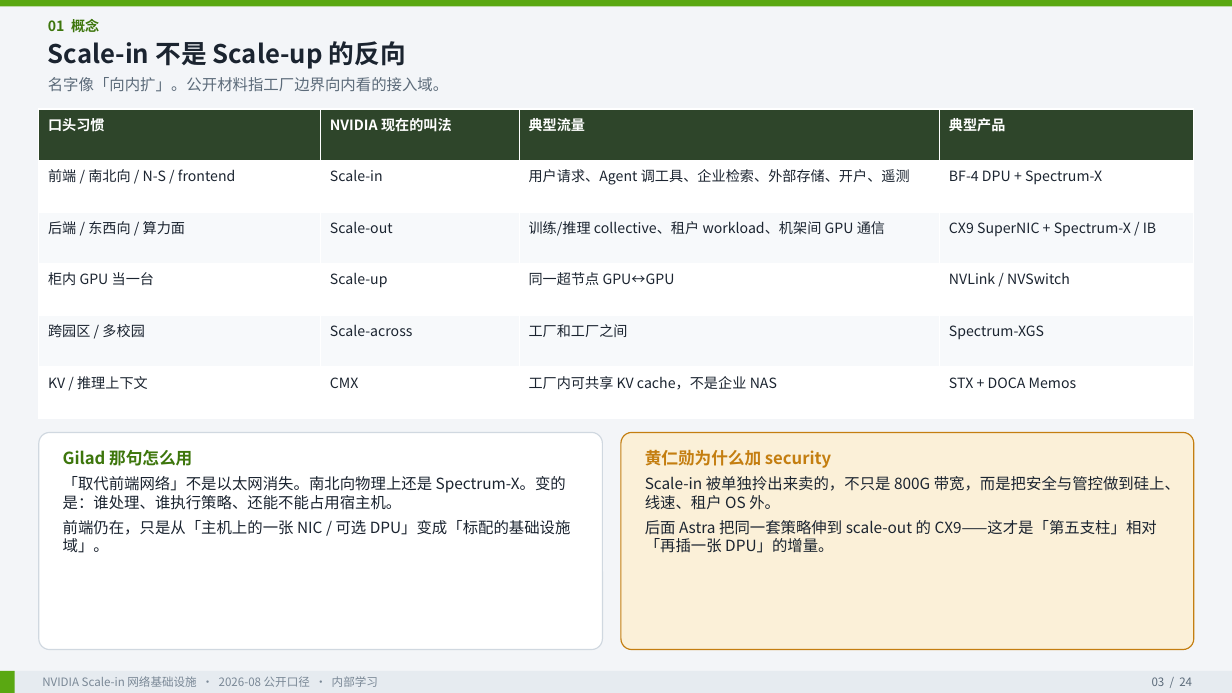
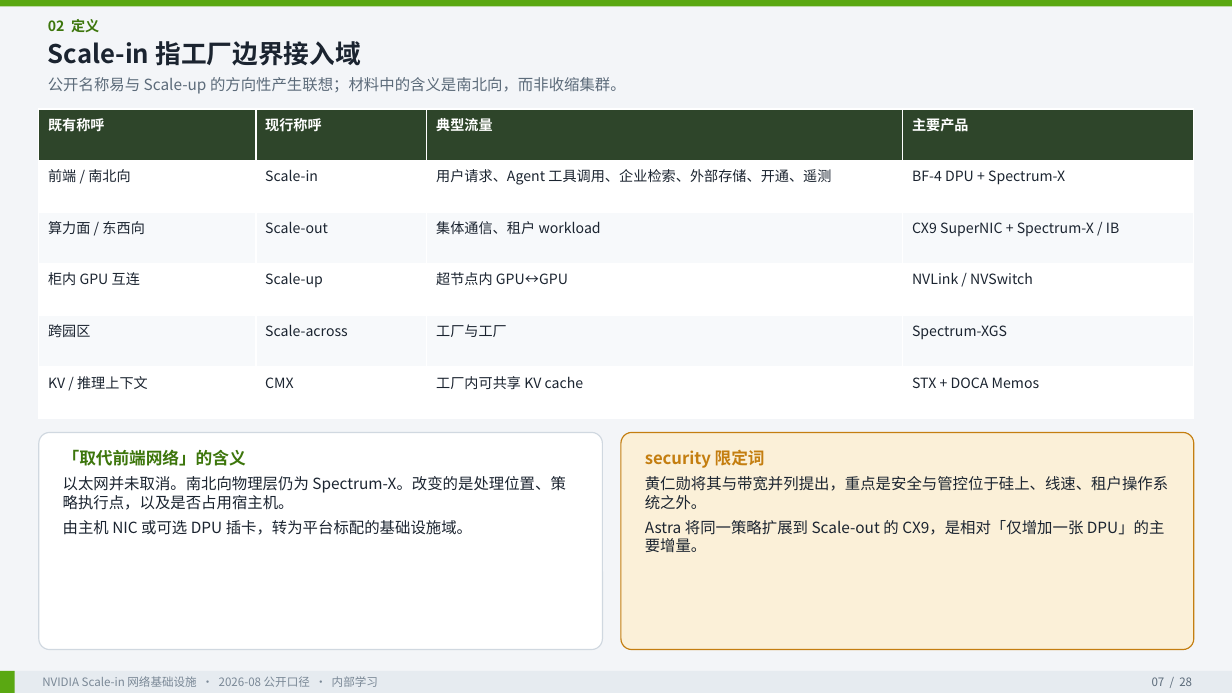
Before and after one commit to ghsshou/ai_work, a slide deck: slide 7 of docs/nvidia-scale-in/NVIDIA_Scale_in_网络基础设施洞察.pptx (slide 3 before the commit). Drawn at 1232x693 pixels with LibreOffice and Linux fonts; fonts in the diff are those of the drawing. Boxes give left, top, right and bottom in pixels: in the first picture for what was removed or moved away, otherwise in the second. Text is boxed around its words. In the diff, an @@ line names an element or a change of style, - is before the commit and + after.

```diff
--- a/docs/nvidia-scale-in/NVIDIA_Scale_in_网络基础设施洞察.pptx
+++ b/docs/nvidia-scale-in/NVIDIA_Scale_in_网络基础设施洞察.pptx
@@ text at (48, 19, 99, 32): text changed @@
-01 概念
+02 定义
@@ text at (48, 41, 361, 66): text changed @@
-Scale-in 不是 Scale-up 的反向
+Scale-in 指工厂边界接入域
@@ text at (48, 77, 626, 94): text changed @@
-名字像「向内扩」。公开材料指工厂边界向内看的接入域。
+公开名称易与 Scale-up 的方向性产生联想；材料中的含义是南北向，而非收缩集群。
@@ table at (39, 109, 1194, 419) @@
-row 1: 口头习惯 | NVIDIA 现在的叫法 | 典型流量 | 典型产品
+row 1: 既有称呼 | 现行称呼 | 典型流量 | 主要产品
-row 2, column 1: 前端 / 南北向 / N-S / frontend
+row 2, column 1: 前端 / 南北向
-row 2, column 3: 用户请求、Agent 调工具、企业检索、外部存储、开户、遥测
+row 2, column 3: 用户请求、Agent 工具调用、企业检索、外部存储、开通、遥测
-row 3, column 1: 后端 / 东西向 / 算力面
+row 3, column 1: 算力面 / 东西向
-row 3, column 3: 训练/推理 collective、租户 workload、机架间 GPU 通信
+row 3, column 3: 集体通信、租户 workload
-row 4, column 1: 柜内 GPU 当一台
+row 4, column 1: 柜内 GPU 互连
-row 4, column 3: 同一超节点 GPU↔GPU
+row 4, column 3: 超节点内 GPU↔GPU
-row 5, column 1: 跨园区 / 多校园
+row 5, column 1: 跨园区
-row 5, column 3: 工厂和工厂之间
+row 5, column 3: 工厂与工厂
-row 6, column 3: 工厂内可共享 KV cache，不是企业 NAS
+row 6, column 3: 工厂内可共享 KV cache
@@ text at (63, 449, 565, 535): text changed @@
-Gilad 那句怎么用
-「取代前端网络」不是以太网消失。南北向物理上还是 Spectrum-X。变的是：谁处理、谁执行策略、还能不能占用宿主机。
-前端仍在，只是从「主机上的一张 NIC / 可选 DPU」变成「标配的基础设施域」。
+「取代前端网络」的含义
+以太网并未取消。南北向物理层仍为 Spectrum-X。改变的是处理位置、策略执行点，以及是否占用宿主机。
+由主机 NIC 或可选 DPU 插卡，转为平台标配的基础设施域。
@@ text at (645, 450, 1168, 552): text changed @@
-黄仁勋为什么加 security
-Scale-in 被单独拎出来卖的，不只是 800G 带宽，而是把安全与管控做到硅上、线速、租户 OS 外。
-后面 Astra 把同一套策略伸到 scale-out 的 CX9——这才是「第五支柱」相对「再插一张 DPU」的增量。
+security 限定词
+黄仁勋将其与带宽并列提出，重点是安全与管控位于硅上、线速、租户操作系统之外。
+Astra 将同一策略扩展到 Scale-out 的 CX9，是相对「仅增加一张 DPU」的主要增量。
@@ text at (1152, 677, 1192, 686): text changed @@
-03 / 24
+07 / 28
```
Also in this commit, not shown: 23 other slides changed, 4 slides added, 4 other files.
